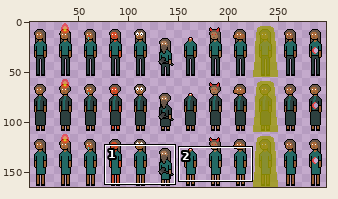
Sprite sheet, stored at assets/female.png. The picture above shows the old version from afar; the outline marks the close-up.
Close-up. First the earlier version:
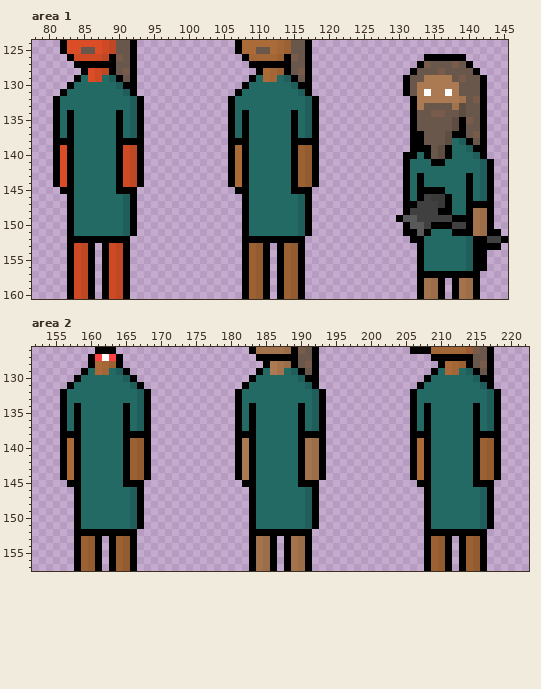
The file is 300x165 pixels. Colours within 5 levels of each other are drawn and written as one. Shown: area 1: x 78..145, y 124..160; area 2: x 152..222, y 126..157. The wide view leaves out empty margins. The commit also changed other parts of the picture, which this record leaves out.
Now the later version:
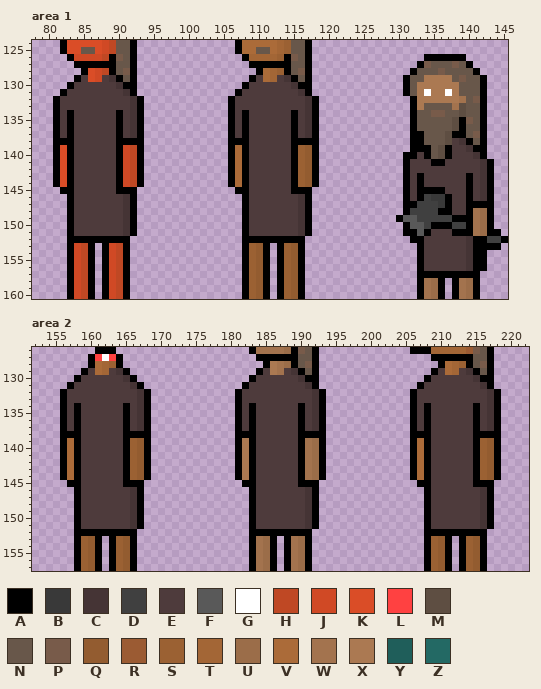
Palette (. is transparent): A #000000  B #393939  C #453435  D #404040  E #4e3b3c  F #595959  G #ffffff  H #bf4824  J #d04925  K #da4d27  L #ff4141  M #5e4e42  N #68574a  P #785b4a  Q #935c30  R #9b5b33  S #9b6133  T #a36636  U #9b6d49  V #ab6b39  W #a3734e  X #ab7952  Y #1f5e5a  Z #236964
Changes in this commit:
Changed rows in their new state; - is an unchanged pixel.
Area 1:
first column x 82:
129 ---E--EC--------------------E--EC----------------------------
130 --EEEEEEC------------------EEEEEEC---------------------------
131 -EEEEEEEEC----------------EEEEEEEEC--------------------------
132 EEEEEEEEEEC--------------EEEEEEEEEEC-------------------------
133 EEEEEEEEEEC--------------EEEEEEEEEEC-------------------------
134 E-EEEEEE-EC--------------E-EEEEEE-EC-------------------------
135 E-EEEEEE-EC--------------E-EEEEEE-EC-------------------------
136 E-EEEEEE-EC--------------E-EEEEEE-EC-------------------------
137 E-EEEEEE-EC--------------E-EEEEEE-EC-------------------------
138 --EEEEEE-------------------EEEEEE-----------------------EC---
139 --EEEEEE-------------------EEEEEE-----------------------EEC--
140 --EEEEEE-------------------EEEEEE------------------E----EEEC-
141 --EEEEEE-------------------EEEEEE-----------------EEE--EEEEEC
142 --EEEEEE-------------------EEEEEE-----------------EEEEEEEEEEC
143 --EEEEEE-------------------EEEEEE-----------------E-EEEEEE-EC
144 --EEEEEE-------------------EEEEEE-----------------E-EEEEEE-EC
145 --EEEEEE-------------------EEEEEE-----------------E----EEE-EC
146 --EEEEEEEC-----------------EEEEEEEC---------------E-----EE-EC
147 --EEEEEEEC-----------------EEEEEEEC---------------------EE---
148 --EEEEEEEC-----------------EEEEEEEC---------------------EE---
149 --EEEEEEEC-----------------EEEEEEEC--------------------------
150 --EEEEEEEC-----------------EEEEEEEC--------------------------
151 --EEEEEEEC-----------------EEEEEEEC------------------EEE-----
152 ----------------------------------------------------EEEEEEC--
153 ----------------------------------------------------EEEEEEC--
154 ----------------------------------------------------EEEEEEC--
155 ----------------------------------------------------EEEEEEC--
156 ----------------------------------------------------EEEEEEC--
Area 2:
first column x 157:
129 ---E--EC--------------------E--EC--------------------E--EC---
130 --EEEEEEC------------------EEEEEEC------------------EEEEEEC--
131 -EEEEEEEEC----------------EEEEEEEEC----------------EEEEEEEEC-
132 EEEEEEEEEEC--------------EEEEEEEEEEC--------------EEEEEEEEEEC
133 EEEEEEEEEEC--------------EEEEEEEEEEC--------------EEEEEEEEEEC
134 E-EEEEEE-EC--------------E-EEEEEE-EC--------------E-EEEEEE-EC
135 E-EEEEEE-EC--------------E-EEEEEE-EC--------------E-EEEEEE-EC
136 E-EEEEEE-EC--------------E-EEEEEE-EC--------------E-EEEEEE-EC
137 E-EEEEEE-EC--------------E-EEEEEE-EC--------------E-EEEEEE-EC
138 --EEEEEE-------------------EEEEEE-------------------EEEEEE---
139 --EEEEEE-------------------EEEEEE-------------------EEEEEE---
140 --EEEEEE-------------------EEEEEE-------------------EEEEEE---
141 --EEEEEE-------------------EEEEEE-------------------EEEEEE---
142 --EEEEEE-------------------EEEEEE-------------------EEEEEE---
143 --EEEEEE-------------------EEEEEE-------------------EEEEEE---
144 --EEEEEE-------------------EEEEEE-------------------EEEEEE---
145 --EEEEEE-------------------EEEEEE-------------------EEEEEE---
146 --EEEEEEEC-----------------EEEEEEEC-----------------EEEEEEEC-
147 --EEEEEEEC-----------------EEEEEEEC-----------------EEEEEEEC-
148 --EEEEEEEC-----------------EEEEEEEC-----------------EEEEEEEC-
149 --EEEEEEEC-----------------EEEEEEEC-----------------EEEEEEEC-
150 --EEEEEEEC-----------------EEEEEEEC-----------------EEEEEEEC-
151 --EEEEEEEC-----------------EEEEEEEC-----------------EEEEEEEC-
Boxes around the changes in both close-ups, in picture pixels (x1, y1, x2, y2):
changed: (60, 75, 137, 236)
changed: (235, 75, 312, 236)
changed: (410, 138, 487, 271)
changed: (67, 368, 144, 529)
changed: (242, 368, 319, 529)
changed: (417, 368, 494, 529)
